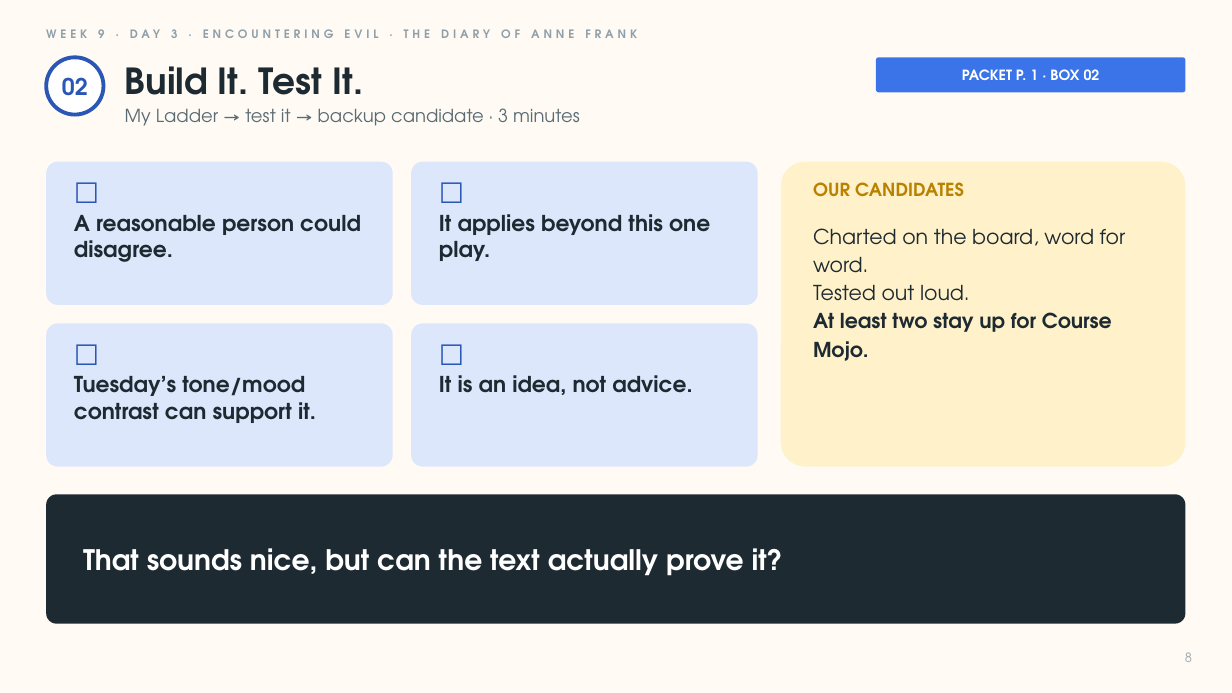
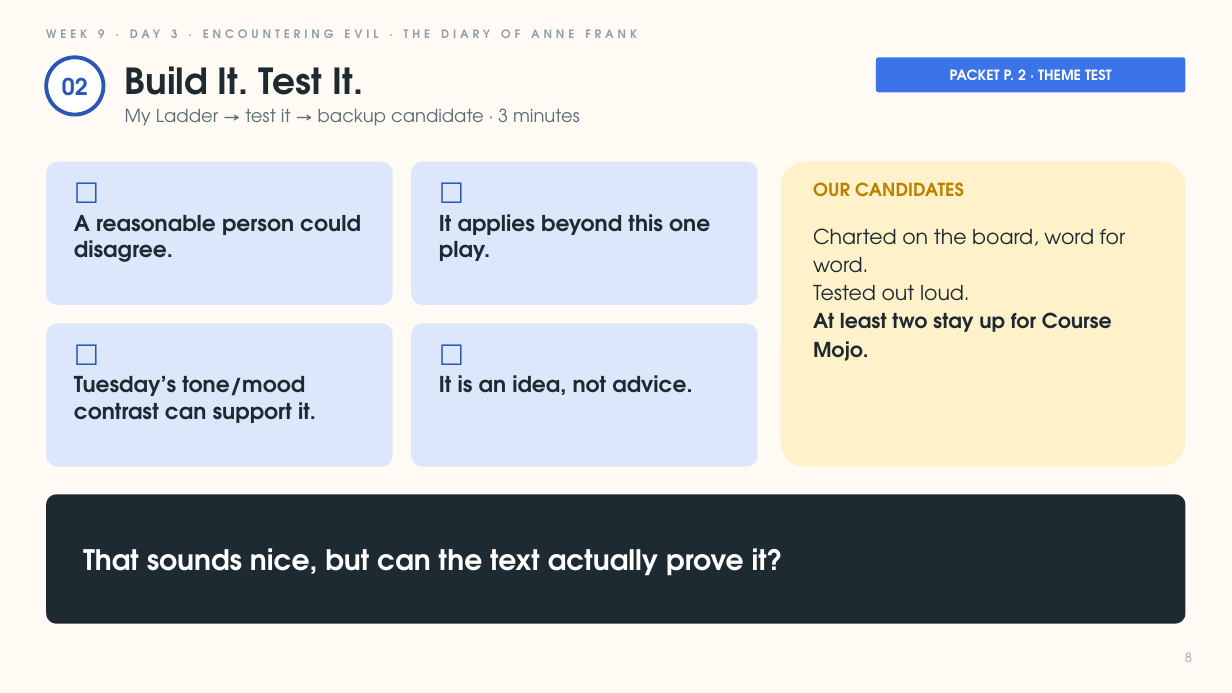
Before and after one commit to inthewritedyrction/lessonplans, a slide deck: slide 8 of lessons/week09/day3/Week9_Day3_Slides.pptx. Drawn at 1232x693 pixels with LibreOffice and Linux fonts; fonts in the diff are those of the drawing. Boxes give left, top, right and bottom in pixels: in the first picture for what was removed or moved away, otherwise in the second. Text is boxed around its words. In the diff, an @@ line names an element or a change of style, - is before the commit and + after.

```diff
--- a/lessons/week09/day3/Week9_Day3_Slides.pptx
+++ b/lessons/week09/day3/Week9_Day3_Slides.pptx
@@ text at (950,69,1112,80): text changed @@
-PACKET P. 1 · BOX 02
+PACKET P. 2 · THEME TEST
```
Also in this commit, not shown: 2 other slides changed, 9 other files.
